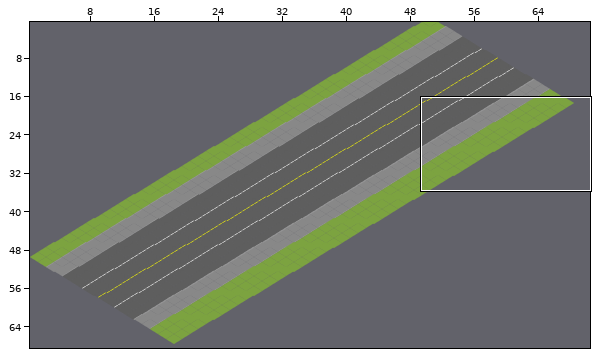
Level history. Tiled map: Custom_tile_set_files/main_tile.tmx. Above: a wide view before the commit, with the close-up outlined.
Close-up. Before:
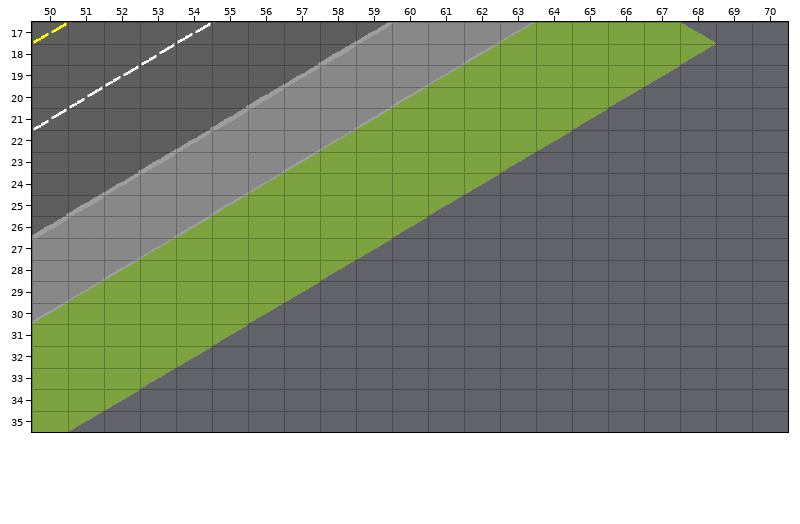
Cells are 50x30 px. Shown: x 50..70, y 17..35. The commit also changed other parts of the map, which this record leaves out.
After:
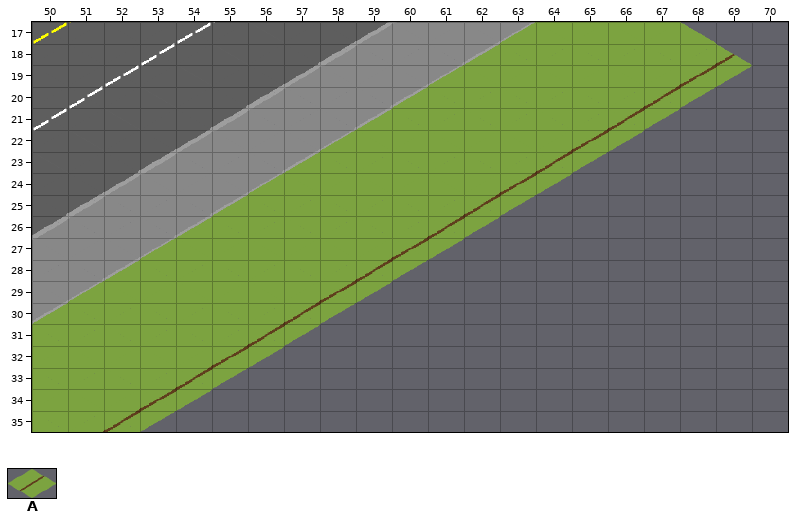
Key: from "tile_set_2": A 4.
_ is an empty cell, . an unchanged one.
What changed:
--- layer "Tile Layer 1"
@@ x 52..68 @@
-19 ................_
-20 ..............._.
-21 .............._..
-22 ............._...
-23 ............_....
-24 ..........._.....
-25 .........._......
-26 ........._.......
-27 ........_........
-28 ......._.........
-29 ......_..........
-30 ....._...........
-31 ...._............
-32 ..._.............
-33 .._..............
-34 ._...............
-35 _................
+19 ................A
+20 ...............A.
+21 ..............A..
+22 .............A...
+23 ............A....
+24 ...........A.....
+25 ..........A......
+26 .........A.......
+27 ........A........
+28 .......A.........
+29 ......A..........
+30 .....A...........
+31 ....A............
+32 ...A.............
+33 ..A..............
+34 .A...............
+35 A................
Changed places in both close-ups, as pixel boxes (x1, y1, x2, y2):
added: (104, 44, 752, 432)
